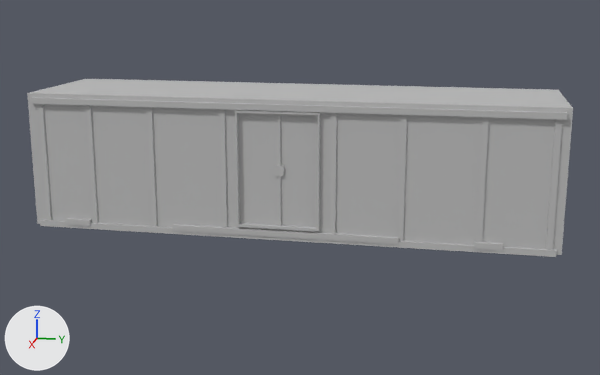
An edit to the OBJ model Finished Models/Freight Train/Train Car.obj, drawn before and after from the same camera.
Both versions are drawn from a 50 mm camera at (58.3, 47.6, 20.4) aimed at (0.0, 36.0, 5.9). The axes (+X, +Y, +Z) are drawn at lower left. The lights are the same throughout. Where no turn or scale is listed for an object, it has been applied to the vertices.

Objects in the first picture: 'Train Car'.
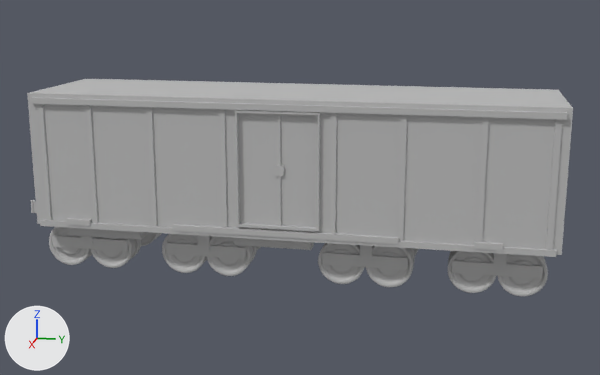
Commit message: Updated Some Train Things

Pixel boxes [x1, y1, x2, y2] of what changed, in the pictures (600 x 375 px):
'Train Car', reshaped (22% taller)
    before: [27, 79, 573, 257]
    after: [27, 79, 573, 296]
part 1 of me_train_car, added
    after: [31, 200, 548, 296]

What changed in the scene script:
```text
Change me_train_car:
    used by ob_train_car; location = (0.0, 0.0, 0.0)
    remove me_train_car.from_pydata(...)  # 418 vertices, 340 faces; spans x -4.7..5.2, y 17.5..54.1, z 3.4..13.0
    add me_train_car.from_pydata(...)  # 17688 vertices, 17540 faces; spans x -4.8..5.2, y 14.6..54.1, z -0.1..13.0
    me_train_car part 1: 17262 vertices added at x -4.8..4.8, y 14.6..53.5, z -0.1..5.8
    me_train_car part 2: the surface is now shaded smooth
```
